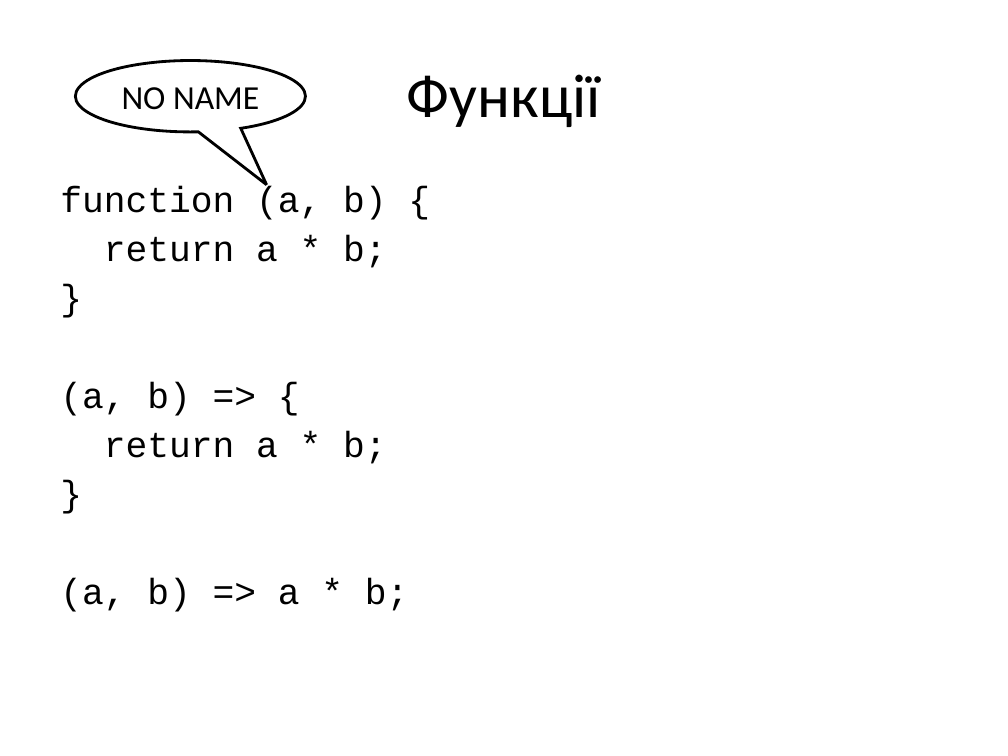
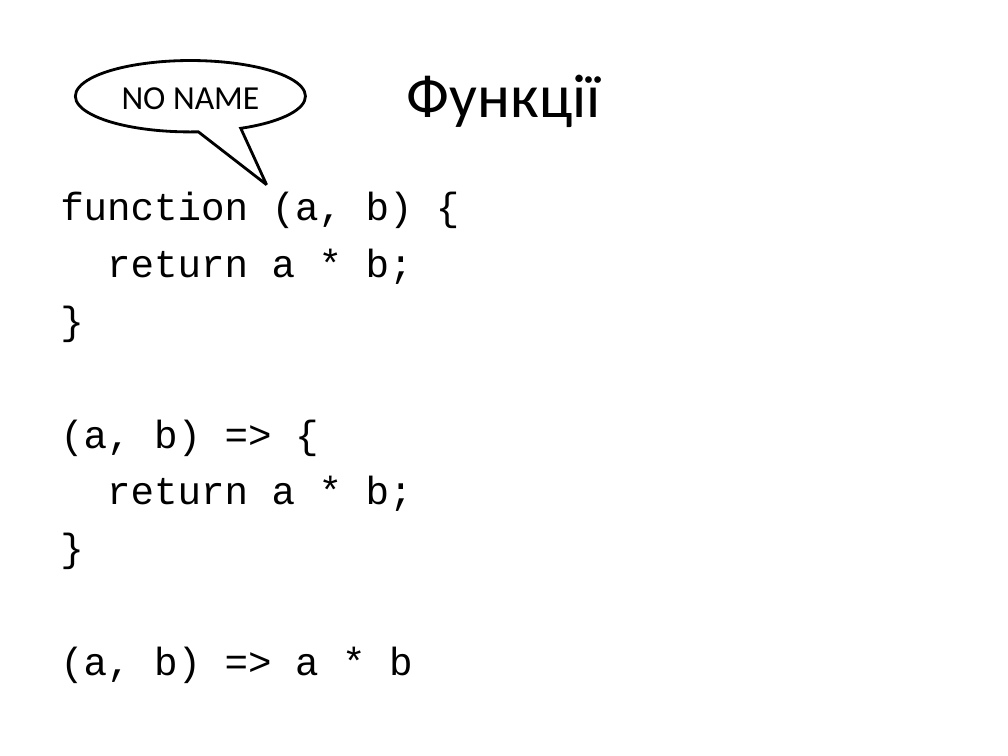
Before and after one commit to ConceptArea/prog-lessons, a slide deck: slide 5 of Express.ppt (slide 4 before the commit). Drawn at 1008x756 pixels with LibreOffice and Linux fonts; fonts in the diff are those of the drawing; background and template pictures are left out. Boxes give left, top, right and bottom in pixels: in the first picture for what was removed or moved away, otherwise in the second. Text is boxed around its words. In the diff, an @@ line names an element or a change of style, - is before the commit and + after.

```diff
--- a/Express.ppt
+++ b/Express.ppt
@@ text at bbox=[60, 192, 413, 511]: size 25.9 to 28 pt in "function (a, b) {", "return a * b;", "}", "(a, b) => {" and 2 more places; line spacing 0.9 to 1 @@
@@ text at bbox=[60, 647, 413, 683]: text changed; size 25.9 to 28 pt @@
-(a, b) => a * b;
+(a, b) => a * b
```
Also in this commit, not shown: 5 other slides changed, 1 slide added.
